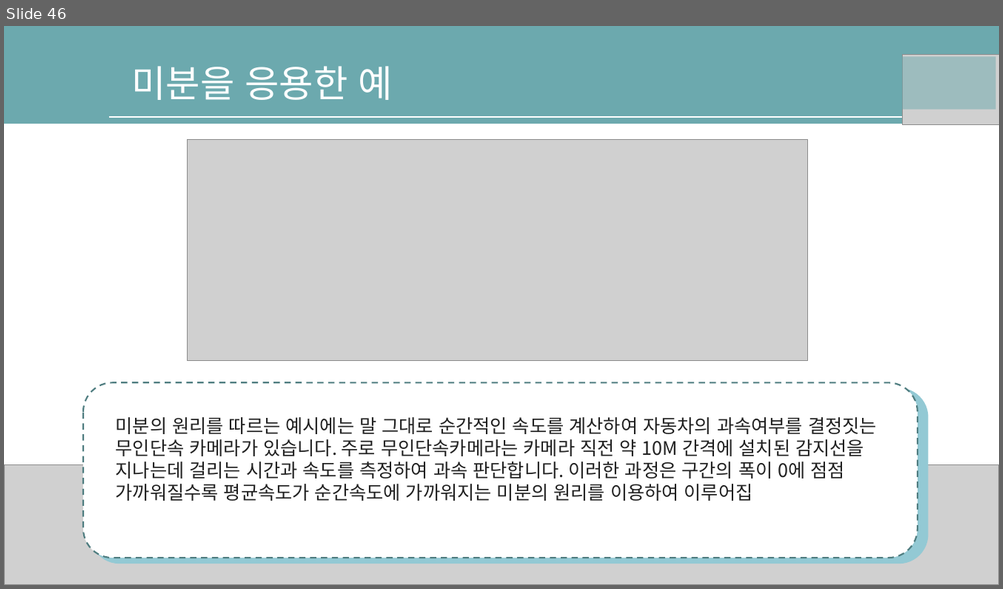
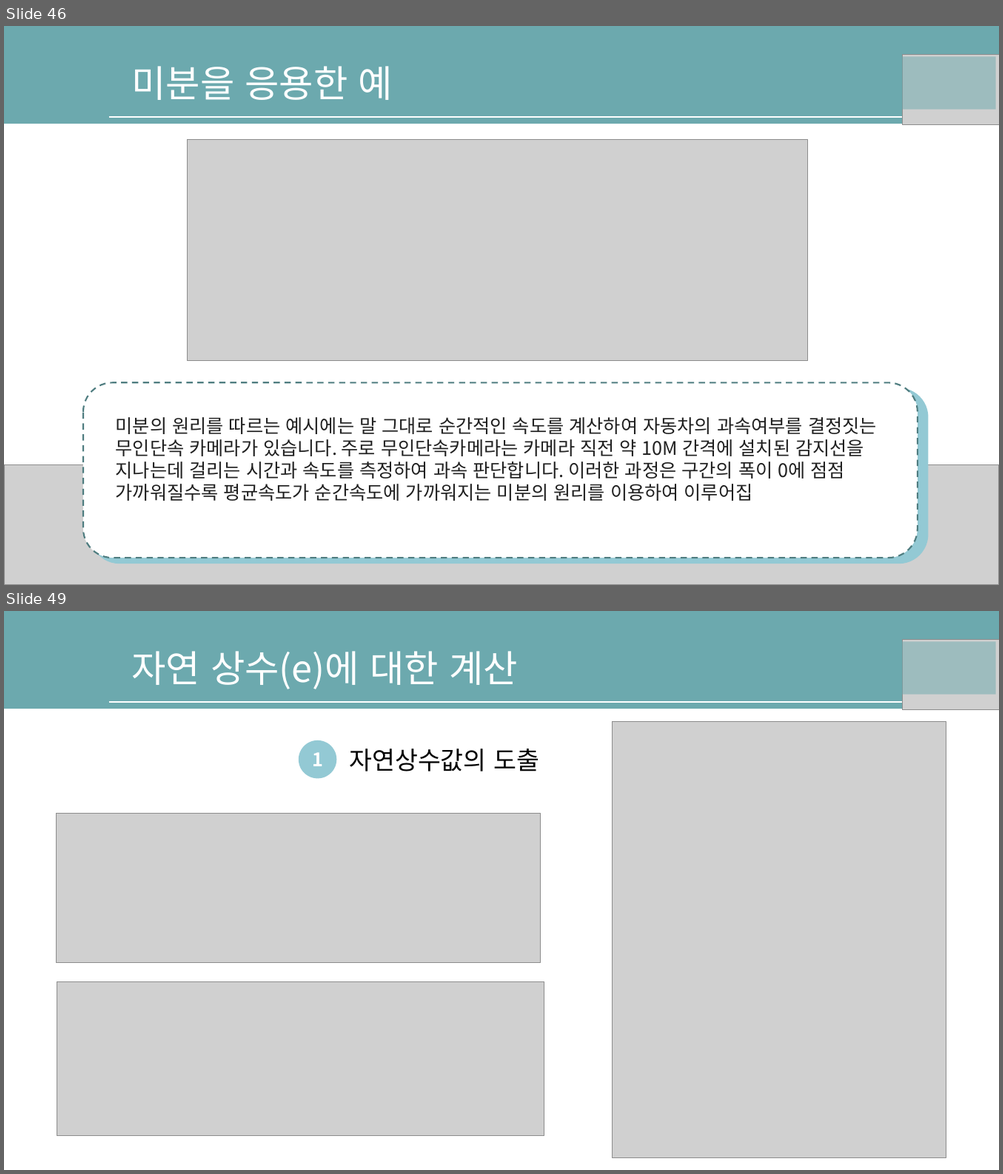
Before and after one commit to nqwrt/ai_doucument, a slide deck: AI-딥러닝을위한-수학공식.pptx. Shown one above the other, each under a label of ours: slide 46 before the commit, slides 46 and 49 after it; the slides between them are not shown. The pictures are 1003x589 and 1003x1174 pixels, drawn with LibreOffice and Linux fonts; fonts in the diff are those of the drawing; grey boxes stand for pictures; background and template pictures are left out. Boxes give left, top, right and bottom in pixels: in the first picture for what was removed or moved away, otherwise in the second. Text is boxed around its words. In the diff, an @@ line names an element or a change of style, - is before the commit and + after.

```diff
--- a/AI-딥러닝을위한-수학공식.pptx
+++ b/AI-딥러닝을위한-수학공식.pptx
@@ slide 49 added at (x1=4, y1=611, x2=999, y2=1170), background #FFFFFF; not listed: 2 template elements that a slide beside it also shows @@
@@ text added at (x1=131, y1=651, x2=518, y2=689), 36 pt, text #FFFFFF @@
+자연 상수(e)에 대한 계산
@@ rectangle added at (x1=899, y1=641, x2=996, y2=695), fill #6CA9AE at 50% opacity @@
@@ picture added at (x1=902, y1=639, x2=999, y2=709) @@
@@ picture added at (x1=612, y1=721, x2=945, y2=1159) @@
@@ ellipse added at (x1=299, y1=741, x2=337, y2=779), fill #93C9D4, 18 pt, text #FFFFFF, bold @@
+1
@@ text added at (x1=349, y1=749, x2=539, y2=772), 24 pt, text #000000 @@
+자연상수값의 도출
@@ picture added at (x1=57, y1=814, x2=540, y2=964) @@
@@ picture added at (x1=57, y1=982, x2=544, y2=1136) @@
```
Also in this commit, not shown: 6 other slides added.
